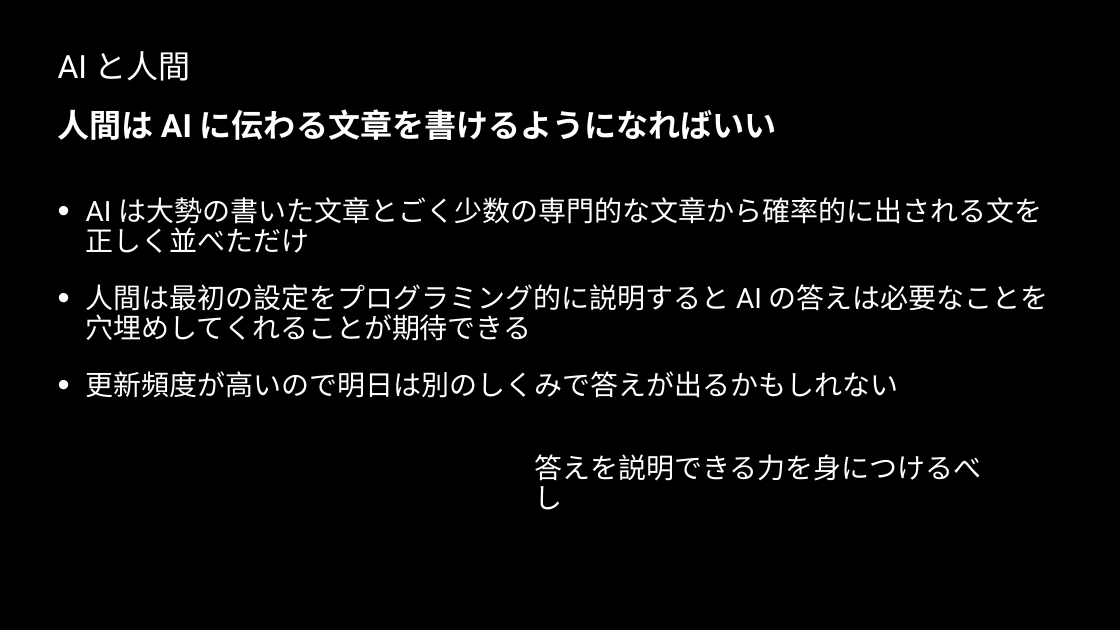
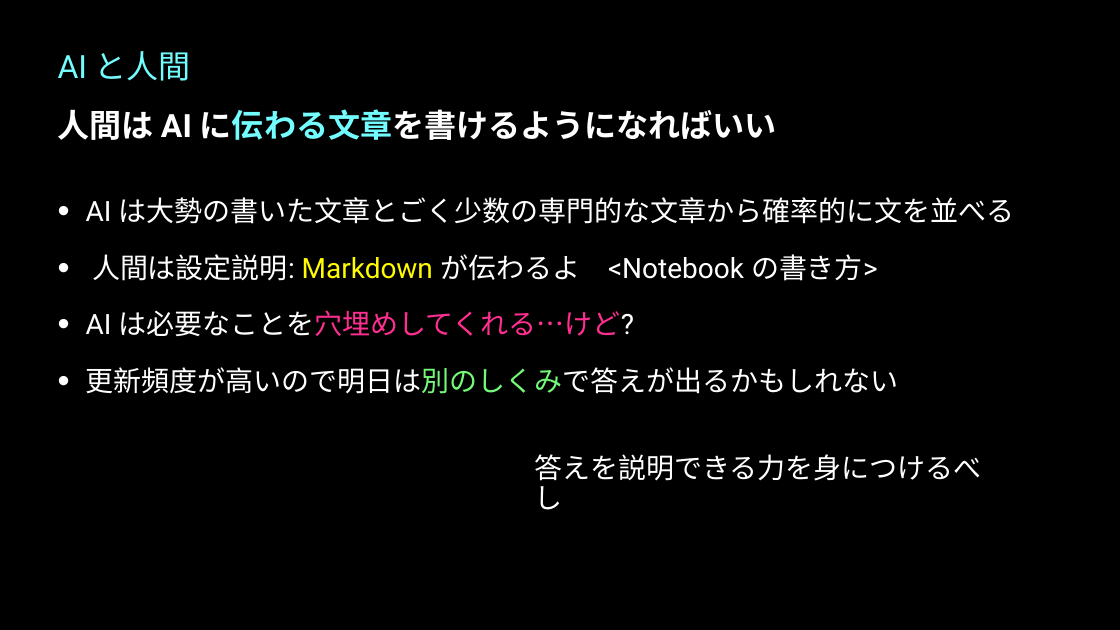
Before and after one commit to madokanishimura-next/genAI_lecture, a slide deck: slide 6 of intro_genAI_slides.pptx. Drawn at 1120x630 pixels with LibreOffice and Linux fonts; fonts in the diff are those of the drawing. Boxes give left, top, right and bottom in pixels: in the first picture for what was removed or moved away, otherwise in the second. Text is boxed around its words. In the diff, an @@ line names an element or a change of style, - is before the commit and + after.

```diff
--- a/intro_genAI_slides.pptx
+++ b/intro_genAI_slides.pptx
@@ title "AI と人間" at (58, 51, 191, 81): text colour #FFFFFF to #73FDFF @@
@@ text "人間は AI に伝わる文章を書けるようになればいい" at (58, 109, 777, 140): text colour #FFFFFF to #73FDFF in "に伝わる文章を書けるようになればいい" @@
@@ text at (86, 197, 1015, 336): text changed @@
-• AI は大勢の書いた文章とごく少数の専門的な文章から確率的に出される文を正しく並べただけ
-• 人間は最初の設定をプログラミング的に説明すると AI の答えは必要なことを穴埋めしてくれることが期待できる
+• AI は大勢の書いた文章とごく少数の専門的な文章から確率的に文を並べる
+• 人間は設定説明: Markdown が伝わるよ <Notebook の書き方>
+• AI は必要なことを穴埋めしてくれる…けど?
@@ text at (86, 367, 899, 394): text colour #FFFFFF to #73FA79 in "更新頻度が高いので明日は別のしくみで答えが出るかもしれない" @@
```
Also in this commit, not shown: 5 other slides changed, 3 other files.
